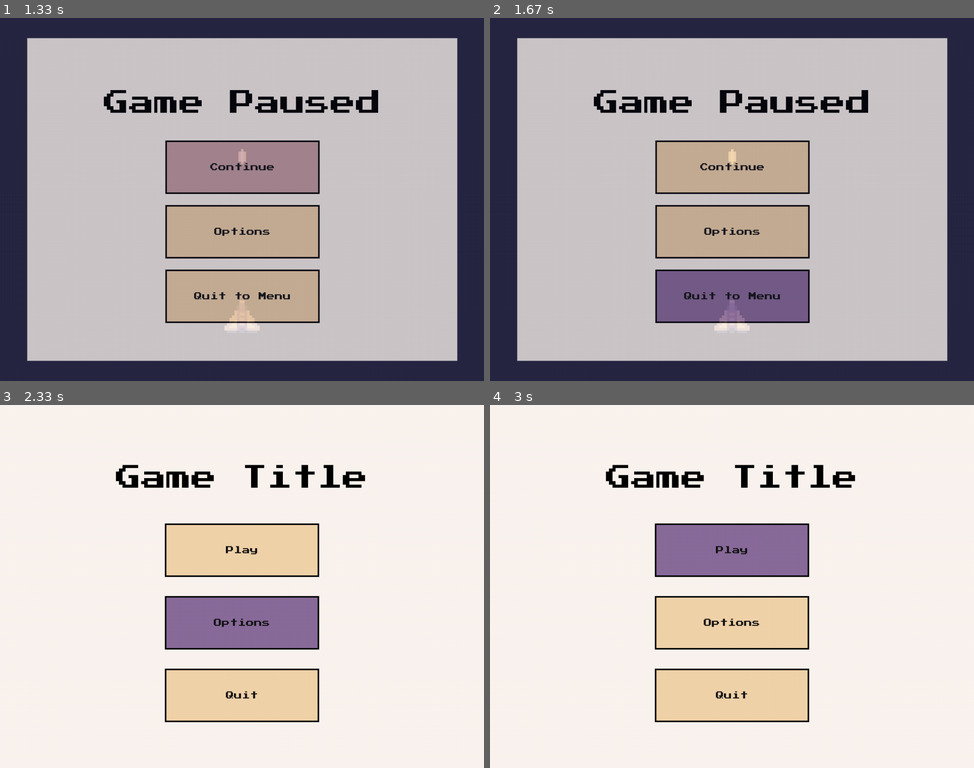
Above: before the commit, frames 1-4 (two rows, left to right).
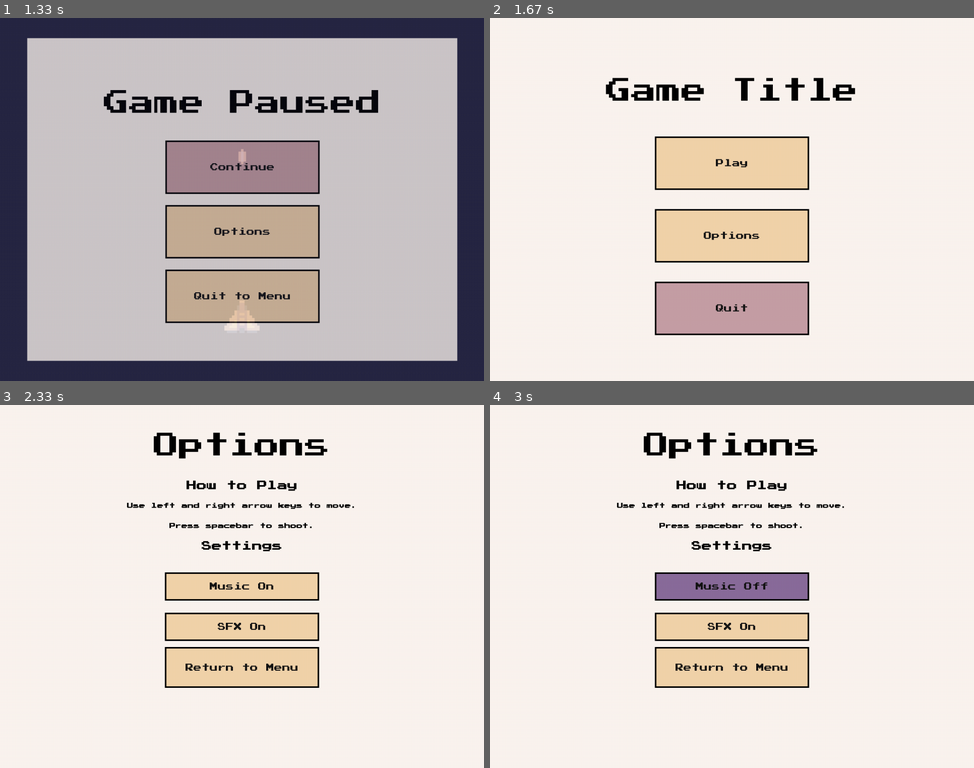
Above: after the commit, the same moments.

Repository: malaeng/12SDD-AT3
Game: pygame game, started from main.py
Same seed, same stepped clock (60 frames per second), same inputs: the game is played once before the commit and once after it.
Inputs (mouse positions are in pixels of both pictures, inside the frame that each line leads up to):
- Up to frame 1 (1.33 s): click (242, 163) at 0.38 s; tap Space at 0.67, 1.07 s; hold P from 1 s (still down); hold Right from 1 s (still down)
- Up to frame 2 (1.67 s): tap Space at 1.37 s; release P at 1.47 s; release Right at 1.47 s; click (707, 293) at 1.55 s
- Up to frame 3 (2.33 s): press the mouse at (242, 550) at 1.87 s; move the mouse to (217, 597) at 1.97 s; release the mouse at (193, 644) at 2.1 s; press the mouse at (242, 586) at 2.2 s; move the mouse to (237, 611) at 2.3 s
- Up to frame 4 (3 s): release the mouse at (727, 637) at 2.43 s; click (732, 626) at 2.55 s; press the mouse at (732, 586) at 2.87 s; move the mouse to (790, 568) at 2.97 s

Frame 1 is identical in both runs. In frame 2, 100% of the frame differs, in the area x 0-100%, y 0-100%; in frame 3, 19%; in frame 4, 17%.

Commit message:
Added Level functionality

Diff:
--- a/enemy.py
+++ b/enemy.py
@@ -29,10 +29,14 @@
 class Enemy(pygame.sprite.Sprite):
     def __init__(self, name: str, pos: tuple, screen_height: int, laser_group: pygame.sprite.Group):
         super().__init__()
+
+        self.asteroid_images = ['graphics/asteroid1.png', 'graphics/asteroid2.png', 'graphics/asteroid3.png']
+        # All avaliable enemy types
         self.enemy_data = {
+            'asteroid': {'health': 300, 'speed': 3, 'attack_type': None, 'cooldown': None, 'attack_sound': None, 'image': random.choice(self.asteroid_images)},
             'fighter': {'health': 100, 'speed': 5, 'attack_type': 'basic', 'cooldown': (800, 1200), 'attack_sound': 'audio/laserSmall_001.ogg', 'image': 'graphics/enemy_fighter.png'},
             'scout': {'health': 80, 'speed': 10, 'attack_type': 'basic', 'cooldown': (700, 1500), 'attack_sound': 'audio/laserSmall_001.ogg', 'image': 'graphics/enemy_scout.png'},
-            'science': {'health': 60, 'speed': 6, 'attack_type': 'spread', 'cooldown': (1200, 1600), 'attack_sound': 'audio/laserSmall_001.ogg', 'image': 'graphics/enemy_science.png'}
+            'science': {'health': 60, 'speed': 6, 'attack_type': 'spread', 'cooldown': (1600, 2000), 'attack_sound': 'audio/laserSmall_001.ogg', 'image': 'graphics/enemy_science.png'}
         }
         self.type = self.enemy_data[name]
 
@@ -53,8 +57,9 @@
         self.time_shot = 0
 
         # Audio
-        self.attack_SFX = pygame.mixer.Sound(self.type['attack_sound'])
-        self.attack_SFX.set_volume(0.05)
+        if self.type['attack_sound']:
+            self.attack_SFX = pygame.mixer.Sound(self.type['attack_sound'])
+            self.attack_SFX.set_volume(0.05)
 
 
     def move(self):
@@ -84,14 +89,15 @@
             pass
         elif attack_type == 'spread':
             pygame.mixer.Sound.play(self.attack_SFX)
-            self.game_laser_group.add(Laser(self.rect.center, (0, 16), self.screen_height))
-            self.game_laser_group.add(Laser(self.rect.center, (-12, 8), self.screen_height))
-            self.game_laser_group.add(Laser(self.rect.center, (12, 8), self.screen_height))
+            self.game_laser_group.add(Laser(self.rect.center, (0, 12), self.screen_height))
+            self.game_laser_group.add(Laser(self.rect.center, (-8, 6), self.screen_height))
+            self.game_laser_group.add(Laser(self.rect.center, (8, 6), self.screen_height))
 
     def update(self):
         current_time = pygame.time.get_ticks()
-        if current_time - self.time_shot >= random.randint(self.type['cooldown'][0], self.type['cooldown'][1]):
-            self.shoot()
+        if self.type['cooldown']:
+            if current_time - self.time_shot >= random.randint(self.type['cooldown'][0], self.type['cooldown'][1]):
+                self.shoot()
         self.move()
         #self.shoot()
         #self.lasers.update()
--- /dev/null
+++ b/level.py
@@ -0,0 +1,55 @@
+import pygame, random
+from menu import Menu, Button
+from enemy import Enemy
+
+class Level:
+    def __init__(self, screen_size: tuple, title: str, text: str, asteroids: int, fighters: int, scouts: int, sciences: int, difficulty: int):
+        self.screen_size = screen_size
+        self.title = title
+        self.text = text
+        self.intro_menu = Menu(
+            size =  (2*self.screen_size[0]/3, 2*self.screen_size[1]/3),
+            title_size = 40,
+            parent_surface_dimensions= screen_size,
+            colour = '#fbf5ef',
+            alpha = 200,
+            title = self.title,
+            text = [(self.text, 16)],
+            buttons = [Button(300, 100, "Start")],
+            stack = True
+        )
+
+        self.asteroids = asteroids
+        self.fighters = fighters
+        self.scouts = scouts
+        self.sciences = sciences
+
+        self.all_enemies = []
+        for i in range(self.asteroids): self.all_enemies.append('asteroid')
+        for i in range(self.fighters): self.all_enemies.append('fighter')
+        for i in range(self.scouts): self.all_enemies.append('scout')
+        for i in range(self.sciences): self.all_enemies.append('science')
+        random.shuffle(self.all_enemies)
+
+        self.current_enemies = pygame.sprite.Group()
+        self.enemy_lasers = pygame.sprite.Group()
+
+        self.spawn_cooldown = difficulty * 2000
+        self.time_spawned = 0
+
+    def spawn_handler(self):
+        current_time = pygame.time.get_ticks()
+        if current_time - self.time_spawned >= self.spawn_cooldown and len(self.all_enemies) > 0:
+            self.spawn_enemy(self.all_enemies[0])
+            self.all_enemies.pop(0)
+        self.current_enemies.update()
+
+    def spawn_enemy(self, enemy_class):
+        self.time_spawned = pygame.time.get_ticks()
+        spawn_x = random.randint(0, self.screen_size[0])
+        self.current_enemies.add(Enemy(enemy_class, (spawn_x, -20), self.screen_size[1], self.enemy_lasers))
+
+    def update(self):
+        self.spawn_handler()
+        self.enemy_lasers.update()
+        self.current_enemies.update()
--- a/main.py
+++ b/main.py
@@ -7,8 +7,9 @@
 import pygame, sys, random
 
 from player import Player, Healthbar
-from menu import Menu
+from menu import Menu, Button
 from enemy import Asteroid, Enemy
+from level import Level
 
 
 class Game:
@@ -27,6 +28,20 @@
 
         self.enemy_lasers = pygame.sprite.Group()
 
+        # Levels
+        self.level1 = Level(
+            screen_size = (screen_width, screen_height),
+            title = "Level 1",
+            text = "Leaving and asteroid field, ... etc.",
+            asteroids = 25,
+            fighters = 0,
+            scouts = 5,
+            sciences = 0,
+            difficulty = 1
+        )
+
+        self.level = self.level1
+
         # Menus
         self.main_menu = Menu(
             size = (screen_width, screen_height),
@@ -36,7 +51,9 @@
             alpha = 255,
             title = "Game Title",
             text = [],
-            buttons = ["Play", "Options", "Quit"],
+            buttons = [Button(300, 100, "Play"),
+                       Button(300, 100, "Options"),
+                       Button(300, 100, "Quit")],
             stack = True
             )
 
@@ -48,7 +65,9 @@
             alpha = 200,
             title = "Game Paused",
             text = [],
-            buttons = ["Continue", "Options", "Quit to Menu"],
+            buttons = [Button(300, 100, "Continue"),
+                       Button(300, 100, "Options"),
+                       Button(300, 100, "Quit to Menu")],
             stack = True
             )
 
@@ -64,6 +83,24 @@
             stack = False
         )
 
+        self.options_menu = Menu(
+            size = (screen_width, screen_height),
+            title_size=50,
+            parent_surface_dimensions = (screen_width, screen_height),
+            colour = '#fbf5ef',
+            alpha = 255,
+            title = "Options",
+            text = [("How to Play", 20),
+                    ("Use left and right arrow keys to move.", 12),
+                    ("Press spacebar to shoot.", 12),
+                    ("Settings", 20)],
+            buttons = [Button(300, 50, "Music On", "Music Off"),
+                       Button(300, 50, "SFX On", "SFX Off"),
+                       Button(300, 75, "Return to Menu")],
+            stack = True
+        )
+        self.current_menu_function = self.main_menu_run
+
         # Fonts
         self.font = pygame.font.Font('graphics/pixeled.ttf', 20)
 
@@ -82,6 +119,8 @@
             self.run()
         elif button_pressed == 1: #Options
             print("options")
+            self.current_menu_function = self.options_menu_run
+            #self.options_menu_run()
         elif button_pressed == 2: #Quit
             self.quit_game()
 
@@ -95,12 +134,23 @@
             print("options")
         elif button_pressed == 2: #Quit
             self.game_running = False
-            pygame.time.wait(100)
             self.main_menu_run()
+
+    def options_menu_run(self):
+        screen.blit(self.options_menu, self.options_menu.rect)
+        button_pressed = self.options_menu.process(self.mouse_state)
+        if button_pressed == 0: # Continue
+            self.game_paused = False
+            self.run()
+        elif button_pressed == 1: #Options
+            print("options")
+        elif button_pressed == 2: #Quit
+            self.game_running = False
+            self.current_menu_function = self.main_menu_run
 
     def upgrade_menu_run(self):
         screen.blit(self.upgrade_menu, self.upgrade_menu.rect)
-        button_pressed = self.pause_menu.process(self.mouse_state)
+        button_pressed = self.upgrade_menu.process(self.mouse_state)
         if button_pressed == 0:
             # apply upgrade
             self.game_paused = False
@@ -109,30 +159,18 @@
             # apply upgrade
             self.game_paused = False
             self.run()
-
-    def enemy_handler(self):
-        current_time = pygame.time.get_ticks()
-        if current_time - self.time_spawned >= self.spawn_cooldown:
-            self.spawn_enemy()
-        self.enemies.update()
-
-    def spawn_enemy(self):
-        self.time_spawned = pygame.time.get_ticks()
-        spawn_x = random.randint(0, screen_width)
-        #self.enemies.add(Asteroid((spawn_x, -20)))
-        self.enemies.add(Enemy('science', (spawn_x, -20), screen_height, self.enemy_lasers))
 
     def collision_checks(self):
         if self.player.sprite.lasers:
             for laser in self.player.sprite.lasers:
                 # Enemy collisions
-                enemies_hit = pygame.sprite.spritecollide(laser, self.enemies, False)
+                enemies_hit = pygame.sprite.spritecollide(laser, self.level.current_enemies, False)
                 if enemies_hit:
                     for enemy in enemies_hit:
                         enemy.take_damage(self.player.sprite.damage)
                     laser.kill()
-        if self.enemy_lasers:
-            for laser in self.enemy_lasers:
+        if self.level.enemy_lasers:
+            for laser in self.level.enemy_lasers:
                 if pygame.sprite.spritecollide(laser, self.player, False):
                     laser.kill()
                     print('player hit')
@@ -146,7 +184,7 @@
 
     def run(self):
         if self.game_running == False:
-            self.main_menu_run()
+            self.current_menu_function()
         elif self.game_paused == True:
             self.player.sprite.lasers.draw(screen)
             self.player.draw(screen)
@@ -159,17 +197,18 @@
 
             self.player.update()
             self.player.draw(screen)
-            self.enemy_handler()
-            self.enemies.draw(screen)
+
+
             self.collision_checks()
 
 
             self.player_healthbar.process((self.player.sprite.health/self.player.sprite.max_health))
             # self.player_healthbar.blit(self.player_healthbar.percent_image, self.player_healthbar.percent_rect)
 
-
-            self.enemy_lasers.update()
-            self.enemy_lasers.draw(screen)
+            self.level.update()
+            #self.level.enemy_lasers.update()
+            self.level.current_enemies.draw(screen)
+            self.level.enemy_lasers.draw(screen)
 
 
 if __name__ == '__main__':
@@ -204,241 +243,3 @@
         game.run()
         pygame.display.flip()
         clock.tick(60)
-
-'''
-black = (0,0,0)
-white = (255,255,255)
-
-red = (200,0,0)
-green = (0,200,0)
-
-bright_red = (255,0,0)
-bright_green = (0,255,0)
-
-block_color = (53,115,255)
-
-car_width = 73
-
-gameDisplay = pygame.display.set_mode((display_width,display_height))
-pygame.display.set_caption('A bit Racey')
-clock = pygame.time.Clock()
-
-carImg = pygame.image.load('racecar2.png')
-gameIcon = pygame.image.load('carIcon.png')
-
-pygame.display.set_icon(gameIcon)
-
-pause = False
-#crash = True
-
-def things_dodged(count):
-    font = pygame.font.SysFont("comicsansms", 25)
-    text = font.render("Dodged: "+str(count), True, black)
-    gameDisplay.blit(text,(0,0))
-
-def things(thingx, thingy, thingw, thingh, color):
-    pygame.draw.rect(gameDisplay, color, [thingx, thingy, thingw, thingh])
-
-def car(x,y):
-    gameDisplay.blit(carImg,(x,y))
-
-def text_objects(text, font):
-    textSurface = font.render(text, True, black)
-    return textSurface, textSurface.get_rect()
-
-
-        def quitgame(self):
-        pygame.quit()
-        quit()
-
-    def text_objects(self, text, font):
-        textSurface = font.render(text, True, 'black')
-        return textSurface, textSurface.get_rect()
-
-
-
-
-
-def crash():
-
-    pygame.mixer.Sound.play(crash_sound)
-    pygame.mixer.music.stop()
-
-    largeText = pygame.font.SysFont("comicsansms",115)
-    TextSurf, TextRect = text_objects("You Crashed", largeText)
-    TextRect.center = ((display_width/2),(display_height/2))
-    gameDisplay.blit(TextSurf, TextRect)
-
-
-    while True:
-        for event in pygame.event.get():
-            if event.type == pygame.QUIT:
-                pygame.quit()
-                quit()
-
-
-
-        button("Play Again",150,450,100,50,green,bright_green,game_loop)
-        button("Quit",550,450,100,50,red,bright_red,quitgame)
-
-        pygame.display.update()
-        clock.tick(15)
-
-def button(msg,x,y,w,h,ic,ac,action=None):
-    mouse = pygame.mouse.get_pos()
-    click = pygame.mouse.get_pressed()
-
-    if x+w > mouse[0] > x and y+h > mouse[1] > y:
-        pygame.draw.rect(gameDisplay, ac,(x,y,w,h))
-        if click[0] == 1 and action != None:
-            action()
-    else:
-        pygame.draw.rect(gameDisplay, ic,(x,y,w,h))
-    smallText = pygame.font.SysFont("comicsansms",20)
-    textSurf, textRect = text_objects(msg, smallText)
-    textRect.center = ( (x+(w/2)), (y+(h/2)) )
-    gameDisplay.blit(textSurf, textRect)
-
-
-def quitgame():
-    pygame.quit()
-    quit()
-
-def unpause():
-    global pause
-    pygame.mixer.music.unpause()
-    pause = False
-
-
-def paused():
-
-    pygame.mixer.music.pause()
-
-    largeText = pygame.font.SysFont("comicsansms",115)
-    TextSurf, TextRect = text_objects("Paused", largeText)
-    TextRect.center = ((display_width/2),(display_height/2))
-    gameDisplay.blit(TextSurf, TextRect)
-
-
-    while pause:
-        for event in pygame.event.get():
-            if event.type == pygame.QUIT:
-                pygame.quit()
-                quit()
-
-
-        button("Continue",150,450,100,50,green,bright_green,unpause)
-        button("Quit",550,450,100,50,red,bright_red,quitgame)
-
-        pygame.display.update()
-        clock.tick(15)
-
-
-def game_intro():
-
-    intro = True
-
-    while intro:
-        for event in pygame.event.get():
-            #print(event)
-            if event.type == pygame.QUIT:
-                pygame.quit()
-                quit()
-
-        gameDisplay.fill(white)
-        largeText = pygame.font.SysFont("comicsansms",115)
-        TextSurf, TextRect = text_objects("A bit Racey", largeText)
-        TextRect.center = ((display_width/2),(display_height/2))
-        gameDisplay.blit(TextSurf, TextRect)
-
-        button("GO!",150,450,100,50,green,bright_green,game_loop)
-        button("Quit",550,450,100,50,red,bright_red,quitgame)
-
-        pygame.display.update()
-        clock.tick(15)
-
-
-
-
-
-
-def game_loop():
-    global pause
-
-    pygame.mixer.music.load('jazz.wav')
-    pygame.mixer.music.play(-1)
-
-    x = (display_width * 0.45)
-    y = (display_height * 0.8)
-
-    x_change = 0
-
-    thing_startx = random.randrange(0, display_width)
-    thing_starty = -600
-    thing_speed = 4
-    thing_width = 100
-    thing_height = 100
-
-    thingCount = 1
-
-    dodged = 0
-
-    gameExit = False
-
-    while not gameExit:
-
-        for event in pygame.event.get():
-            if event.type == pygame.QUIT:
-                pygame.quit()
-                quit()
-
-            if event.type == pygame.KEYDOWN:
-                if event.key == pygame.K_LEFT:
-                    x_change = -5
-                if event.key == pygame.K_RIGHT:
-                    x_change = 5
-                if event.key == pygame.K_p:
-                    pause = True
-                    paused()
-
-
-            if event.type == pygame.KEYUP:
-                if event.key == pygame.K_LEFT or event.key == pygame.K_RIGHT:
-                    x_change = 0
-
-        x += x_change
-        gameDisplay.fill(white)
-
-        things(thing_startx, thing_starty, thing_width, thing_height, block_color)
-
-
-
-        thing_starty += thing_speed
-        car(x,y)
-        things_dodged(dodged)
-
-        if x > display_width - car_width or x < 0:
-            crash()
-
-        if thing_starty > display_height:
-            thing_starty = 0 - thing_height
-            thing_startx = random.randrange(0,display_width)
-            dodged += 1
-            thing_speed += 1
-            thing_width += (dodged * 1.2)
-
-        if y < thing_starty+thing_height:
-            #print('y crossover')
-
-            if x > thing_startx and x < thing_startx + thing_width or x+car_width > thing_startx and x + car_width < thing_startx+thing_width:
-                #print('x crossover')
-                crash()
-
-        pygame.display.update()
-        clock.tick(60)
-
-game_intro()
-game_loop()
-pygame.quit()
-quit()
-'''
--- a/menu.py
+++ b/menu.py
@@ -6,12 +6,17 @@
 # - The exact size and location had to be defined on creation, instead of being separated in surfaces and rects which are easier to manipulate
 # - It was not a separate Class, so not as object-orientated, and so doens't integrate as well with the rest of my code.
 class Button(pygame.Surface):
-    def __init__(self, width: int, height: int, button_text: str):
+    def __init__(self, width: int, height: int, button_text: str, toggle_text=None):
         super().__init__((width, height))
 
         # Flags
         self.already_pressed = False
         self.already_hovered = False
+        self.toggled = False
+        if toggle_text:
+            self.is_toggle = True
+        else:
+            self.is_toggle = False
 
         # Border
         self.border_surf = pygame.Surface((width+6, height+6))
@@ -21,13 +26,16 @@
         self.colours = {
             'normal': '#f2d3ab',
             'hover': '#c69fa5',
-            'pressed': '#8b6d9c'
+            'pressed': '#8b6d9c',
+            'toggled': '#8b6d9c'
         }
 
         # Text
         self.font = pygame.font.Font('graphics/PressStart2P.ttf', 16)
         self.text_surf = self.font.render(button_text, True, (20, 20, 20))
         self.text_rect = self.text_surf.get_rect(center = (self.get_width()/2, self.get_height()/2))
+        self.button_text = button_text
+        self.toggle_text = toggle_text
 
         # Audio
         self.click_down_SFX = pygame.mixer.Sound("audio/click_002.ogg")
@@ -44,7 +52,8 @@
         # If the button was drawn on a surface on another surface, it would not work correctly
         real_rect = pygame.Rect((button_rect.x + surface.rect.x, button_rect.y + surface.rect.y), (button_rect.width, button_rect.height))
 
-        self.fill(self.colours['normal'])
+        if self.toggled: self.fill(self.colours['toggled'])
+        else: self.fill(self.colours['normal'])
 
         # If statements check if the button is being hovered over, pressed, and released.
         # Flags ensure some actions only occur once (e.g. playing sound)
@@ -61,6 +70,15 @@
             if mouse_state == 'RELEASED' and self.already_pressed: # If the button has been released
                 pygame.mixer.Sound.play(self.click_up_SFX)
                 self.already_pressed = False
+                if self.is_toggle:
+                    if self.toggled:
+                        self.toggled = False
+                        self.text_surf = self.font.render(self.button_text, True, (20, 20, 20))
+                        self.text_rect = self.text_surf.get_rect(center = (self.get_width()/2, self.get_height()/2))
+                    else:
+                        self.toggled = True
+                        self.text_surf = self.font.render(self.toggle_text, True, (20, 20, 20))
+                        self.text_rect = self.text_surf.get_rect(center = (self.get_width()/2, self.get_height()/2))
                 return True
         else:
             self.already_hovered = False
@@ -84,6 +102,11 @@
         self.width = self.get_width()
         self.height = self.get_height()
 
+        self.total_elements = (len(text) + len(buttons) + 2)*2
+        self.element_centers = [(i * (self.height/self.total_elements)) for i in range(self.total_elements)]
+        self.current_center = 1
+
+
         # Title
         self.title_font = pygame.font.Font('graphics/PressStart2P.ttf', title_size)
         self.title = title
@@ -91,31 +114,53 @@
         # Text
         self.text_elements = text
 
+        self.text_surfs = []
+        for i in self.text_elements:
+            self.text_font = pygame.font.Font('graphics/PressStart2P.ttf', i[1])
+            self.text_surfs.append(self.text_font.render(i[0], False, 'black'))
+
 
         # Buttons
-        self.button_titles = buttons
-        if self.stack:
-            self.buttons = [Button(300, 100, self.button_titles[i]) for i in range(len(self.button_titles))]
-        elif not self.stack:
-            self.buttons = [Button(200, 200, self.button_titles[i]) for i in range(len(self.button_titles))]
+        # self.button_titles = buttons
+        # if self.stack:
+        #     self.buttons = [Button(300, 100, self.button_titles[i]) for i in range(len(self.button_titles))]
+        # elif not self.stack:
+        #     self.buttons = [Button(200, 200, self.button_titles[i]) for i in range(len(self.button_titles))]
+
+        self.buttons = buttons
 
 
 
     def process(self, mouse_state: str) -> int:
+        self.current_center = 2
         # Title
         title_surf = self.title_font.render(self.title, False, 'black')
-        title_rect = title_surf.get_rect(center = (self.width/2, self.height/5))
+        title_rect = title_surf.get_rect(center = (self.width/2, self.element_centers[self.current_center]))
+        self.current_center += 2
         self.blit(title_surf, title_rect)
 
 
+
+        # Text
+        if self.text_surfs:
+            for text_surf in self.text_surfs:
+                index = self.text_surfs.index(text_surf)
+                text_rect = text_surf.get_rect(center = (self.width/2, self.element_centers[self.current_center]))
+                if self.text_elements[index][1] >= 16 and index+1 == len(self.text_surfs): self.current_center += 2
+                else: self.current_center += 1
+                self.blit(text_surf, text_rect)
+
+        # Buttons
         for button in self.buttons:
             index = self.buttons.index(button)
             if self.stack:
-                button_rect = button.get_rect(center = (self.width/2, ((index+2) * self.height) / (len(self.buttons)+2)))
-                button_border_rect = button.border_surf.get_rect(center = (self.width/2, ((index+2) * self.height) / (len(self.buttons)+2)))
+                button_rect = button.get_rect(center = (self.width/2, self.element_centers[self.current_center]))
+                button_border_rect = button.border_surf.get_rect(center = (self.width/2, self.element_centers[self.current_center]))
+                self.current_center += 2
             elif not self.stack:
-                button_rect = button.get_rect(center = (((index+1) * self.width) / (len(self.buttons)+1), self.width/2))
-                button_border_rect = button.border_surf.get_rect(center = (((index+1) * self.width) / (len(self.buttons)+1), self.width/2))
+                button_rect = button.get_rect(center = (self.width/2, self.element_centers[self.current_center]))
+                button_border_rect = button.border_surf.get_rect(center = (self.width/2, self.element_centers[self.current_center]))
+                self.current_center += 2
             # Returns the index of the button if it has been pressed and released
             if button.get_input(button_rect, self, mouse_state): return index
 
--- a/player.py
+++ b/player.py
@@ -98,10 +98,10 @@
 
     def process(self, percent: float):
         if percent >= 0 :
-            print(percent)
             self.percent_image = pygame.Surface((self.width-8, self.height-8))
             self.percent_image = pygame.transform.scale_by(self.percent_image, (percent, 1))
             self.percent_image.fill(self.colours['hi_health' if percent > 0.3 else 'lo_health'])
             self.percent_image_rect = self.percent_image.get_rect(topleft = (4, 4))
+
             self.fill(self.colours['border'])
             self.blit(self.percent_image, self.percent_image_rect)
